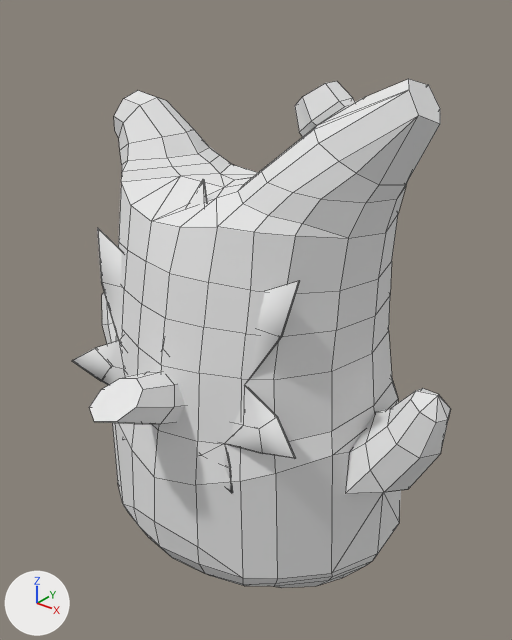
A saved change to the OBJ model assets/korok_2/jump/frame_0061.obj.
The view is the same before and after, from a camera (50 mm lens) standing at (1.46, -1.79, 1.33) and looking at (0.02, 0.01, 0.22). The axes (+X, +Y, +Z) are drawn at lower left. The lights are the same throughout. Mesh edges are drawn as thin lines. Where no turn or scale is listed for an object, it has been applied to the vertices.

In view in the first picture: 'korok', 'leaf.003_柱体.013', 'nose.003_柱体.011'.
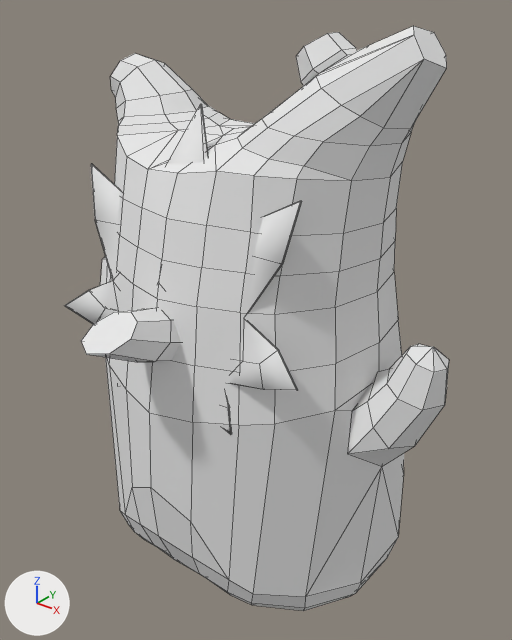
Pixel boxes [x1, y1, x2, y2] of what changed, in the pictures (512 x 640 px):
'korok', reshaped (15% taller)
    before: [102, 79, 450, 588]
    after: [100, 26, 449, 611]
'leaf.003_柱体.013', mesh moved
    before: [72, 179, 299, 493]
    after: [64, 104, 302, 435]
'nose.003_柱体.011', mesh moved
    before: [89, 372, 185, 424]
    after: [81, 308, 181, 362]

Edits to the bpy script that builds the scene:
```text
Change me_korok:
    used by ob_korok; location = (0.0, 0.0, 0.0)
    remove me_korok.from_pydata(...)  # 888 vertices, 938 faces; spans x -0.78..0.78, y -0.53..0.63, z -0.82..1.09
    add me_korok.from_pydata(...)  # 888 vertices, 938 faces; spans x -0.76..0.76, y -0.53..0.63, z -0.91..1.22
    me_korok part 1: 887 of 888 vertices moved; they spanned x -0.78..0.78, y -0.53..0.63, z -0.82..1.09 and now span x -0.76..0.76, y -0.53..0.63, z -0.91..1.22; mean shift (0.0, 0.0, 0.1); largest move (0.0, 0.5, -0.02) -> (0.0, 0.5, 0.28)
Change me_leaf_003_柱体_013:
    where me_leaf_003_柱体_013.from_pydata(...)  # 150 vertices, 148 faces; spans x -0.514..0.524, y -0.451..-0.204, z -0.169..0.77
    used by ob_leaf_003_柱体_013; location = (0.0, 0.0, 0.0)
    me_leaf_003_柱体_013 part 2: the whole mesh is moved by (0.0, 0.0, 0.225)
Change me_nose_003_柱体_011:
    where me_nose_003_柱体_011.from_pydata(...)  # 48 vertices, 36 faces; spans x -0.092..0.092, y -0.727..-0.306, z -0.023..0.227
    used by ob_nose_003_柱体_011; location = (0.0, 0.0, 0.0)
    me_nose_003_柱体_011 part 3: the whole mesh is moved by (0.0, 0.0, 0.225)
```
